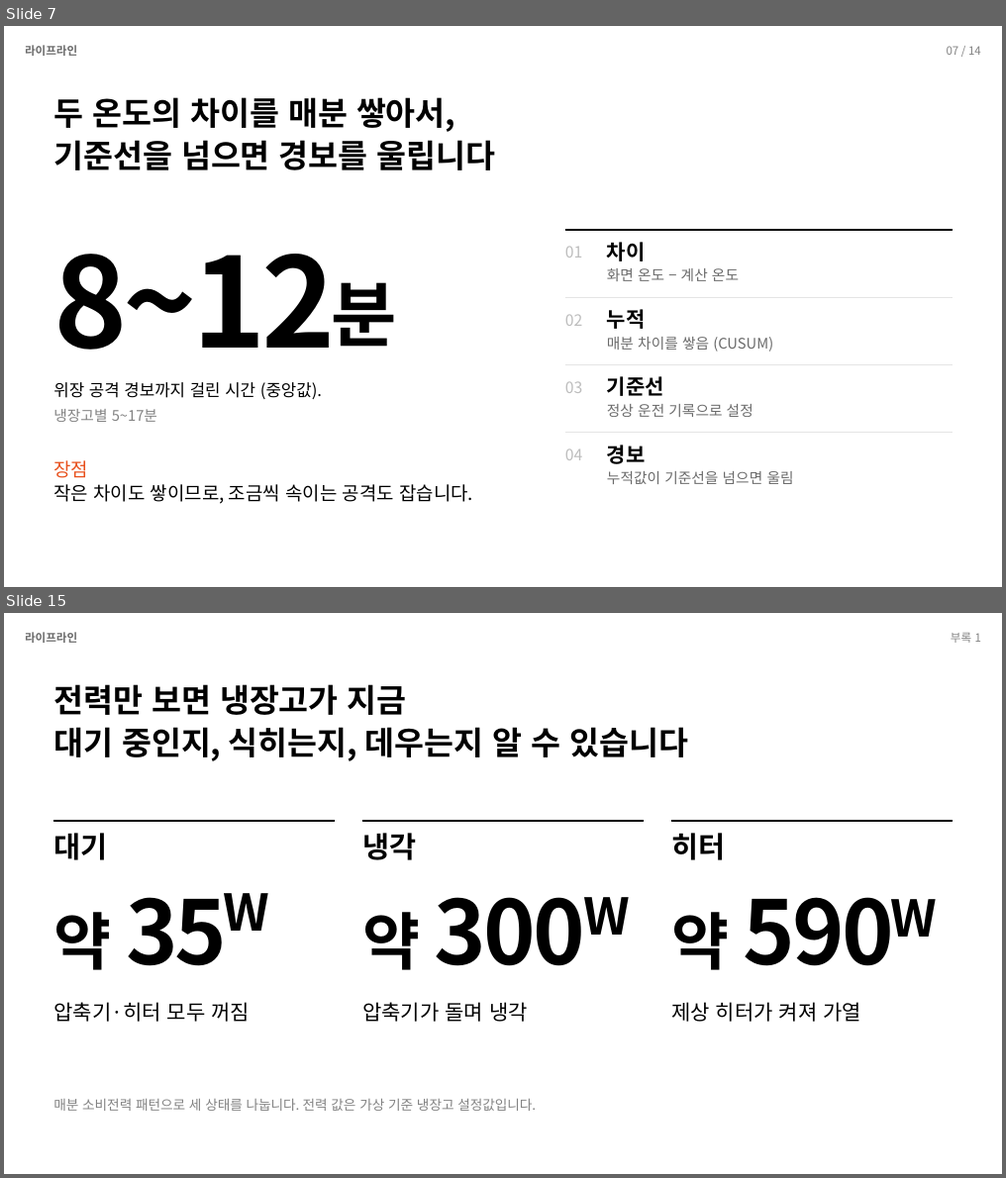
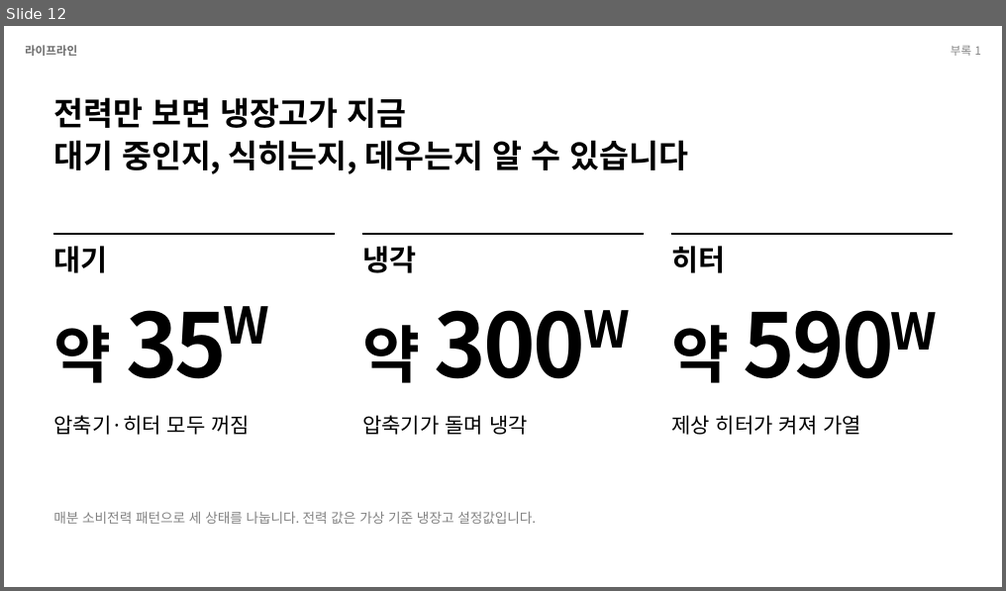
Before and after one commit to Jakpae/Blood-fridge-tamper-detection, a slide deck: docs/presentation/발표_라이프라인.pptx. Shown one above the other, each under a label of ours: slides 7 and 15 before the commit, slide 12 after it; the slides between them are not shown. The pictures are 1006x1178 and 1006x591 pixels, drawn with LibreOffice and Linux fonts; fonts in the diff are those of the drawing. Boxes give left, top, right and bottom in pixels: in the first picture for what was removed or moved away, otherwise in the second. Text is boxed around its words. In the diff, an @@ line names an element or a change of style, - is before the commit and + after.

```diff
--- a/docs/presentation/발표_라이프라인.pptx
+++ b/docs/presentation/발표_라이프라인.pptx
@@ slide 7 removed at bbox=[4, 26, 1002, 587], background #FFFFFF @@
@@ text removed at bbox=[25, 45, 77, 56] @@
-라이프라인
@@ text removed at bbox=[946, 46, 981, 55] @@
-07 / 14
@@ text removed at bbox=[54, 97, 496, 171] @@
-두 온도의 차이를 매분 쌓아서,
-기준선을 넘으면 경보를 울립니다
@@ line removed from (565, 230) to (952, 230) @@
@@ text removed at bbox=[54, 254, 336, 350] @@
-8~12
@@ text removed at bbox=[565, 246, 582, 258] @@
-01
@@ text removed at bbox=[607, 242, 646, 262] @@
-차이
@@ text removed at bbox=[331, 282, 396, 347] @@
-분
@@ text removed at bbox=[607, 269, 739, 281] @@
-화면 온도 − 계산 온도
@@ line removed from (565, 297) to (952, 297) @@
@@ text removed at bbox=[565, 314, 582, 326] @@
-02
@@ text removed at bbox=[607, 309, 646, 329] @@
-누적
@@ text removed at bbox=[607, 337, 773, 352] @@
-매분 차이를 쌓음 (CUSUM)
@@ line removed from (565, 366) to (952, 366) @@
@@ text removed at bbox=[565, 381, 582, 393] @@
-03
@@ text removed at bbox=[607, 376, 664, 396] @@
-기준선
@@ text removed at bbox=[54, 382, 322, 399] @@
-위장 공격 경보까지 걸린 시간 (중앙값).
@@ text removed at bbox=[54, 409, 157, 422] @@
-냉장고별 5~17분
@@ text removed at bbox=[607, 404, 753, 417] @@
-정상 운전 기록으로 설정
@@ line removed from (565, 433) to (952, 433) @@
@@ text removed at bbox=[54, 461, 88, 478] @@
-장점
@@ text removed at bbox=[565, 449, 582, 461] @@
-04
@@ text removed at bbox=[607, 445, 646, 465] @@
-경보
@@ text removed at bbox=[54, 484, 473, 504] @@
-작은 차이도 쌓이므로, 조금씩 속이는 공격도 잡습니다.
@@ text removed at bbox=[607, 472, 794, 484] @@
-누적값이 기준선을 넘으면 울림
@@ what was slide 15 is now slide 12 @@
```
Also in this commit, not shown: 10 slides changed, 1 slide added, 3 other slides removed, 1 other file.
